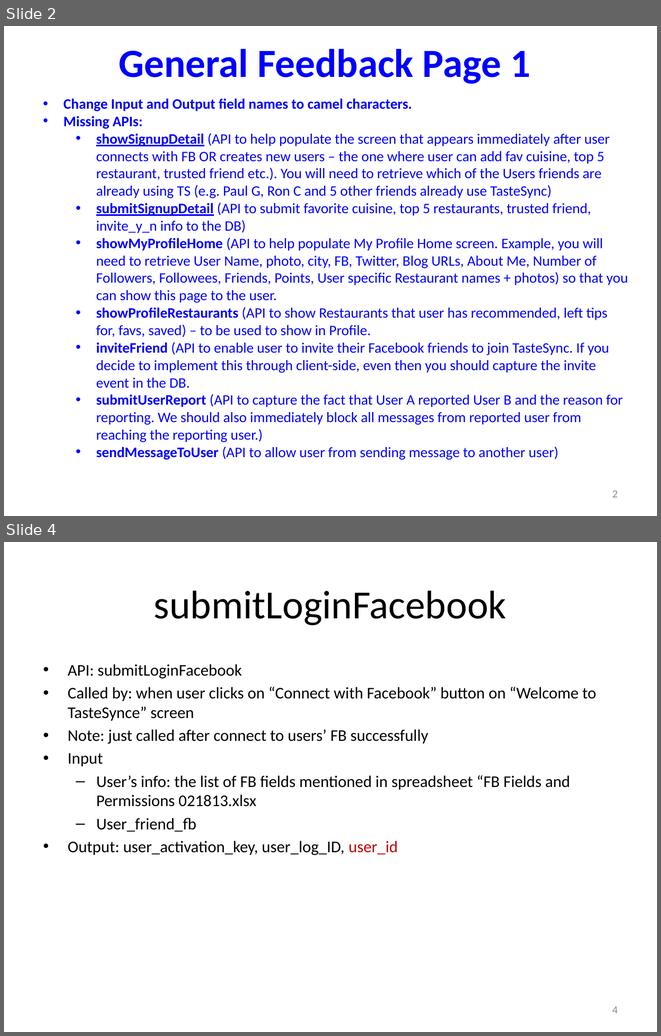
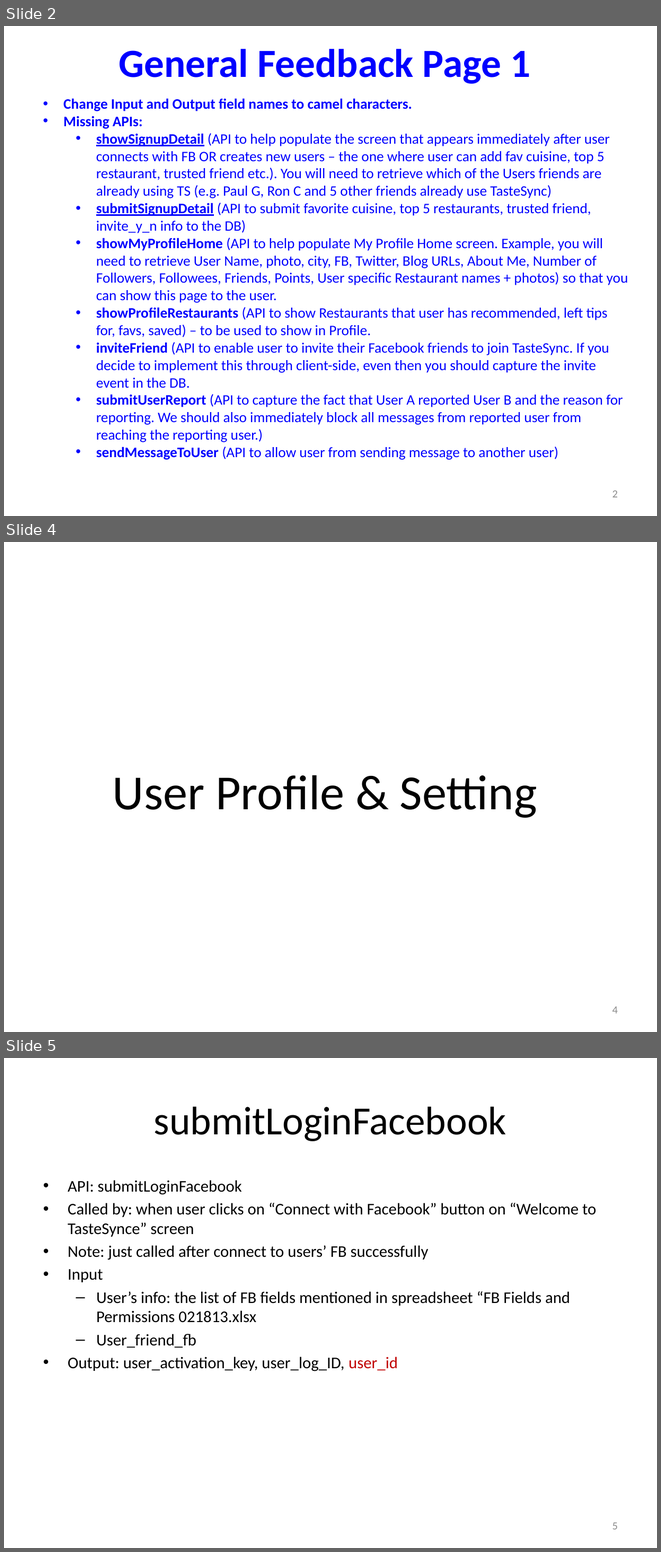
Before and after one commit to catalonia/mob, a slide deck: ws/WS Design Docs/API_Listing.pptx. Shown one above the other, each under a label of ours: slides 2 and 4 before the commit, slides 2, 4 and 5 after it; the slides between them are not shown. The pictures are 661x1036 and 661x1552 pixels, drawn with LibreOffice and Linux fonts; fonts in the diff are those of the drawing. Boxes give left, top, right and bottom in pixels: in the first picture for what was removed or moved away, otherwise in the second. Text is boxed around its words. In the diff, an @@ line names an element or a change of style, - is before the commit and + after.

```diff
--- a/ws/WS Design Docs/API_Listing.pptx
+++ b/ws/WS Design Docs/API_Listing.pptx
@@ slide 4 added at box(4, 542, 657, 1032), background #FFFFFF @@
@@ title added at box(113, 775, 537, 818), 54 pt, text #000000 @@
+User Profile & Setting
@@ page number added at box(612, 1006, 618, 1013), 12 pt, text #8C8C8C @@
+4
@@ what was slide 4 is now slide 5 @@
@@ page number at box(612, 1522, 618, 1529): text changed @@
-4
+5
```
Also in this commit, not shown: 7 slides changed, 1 other slide added, 33 other files.
